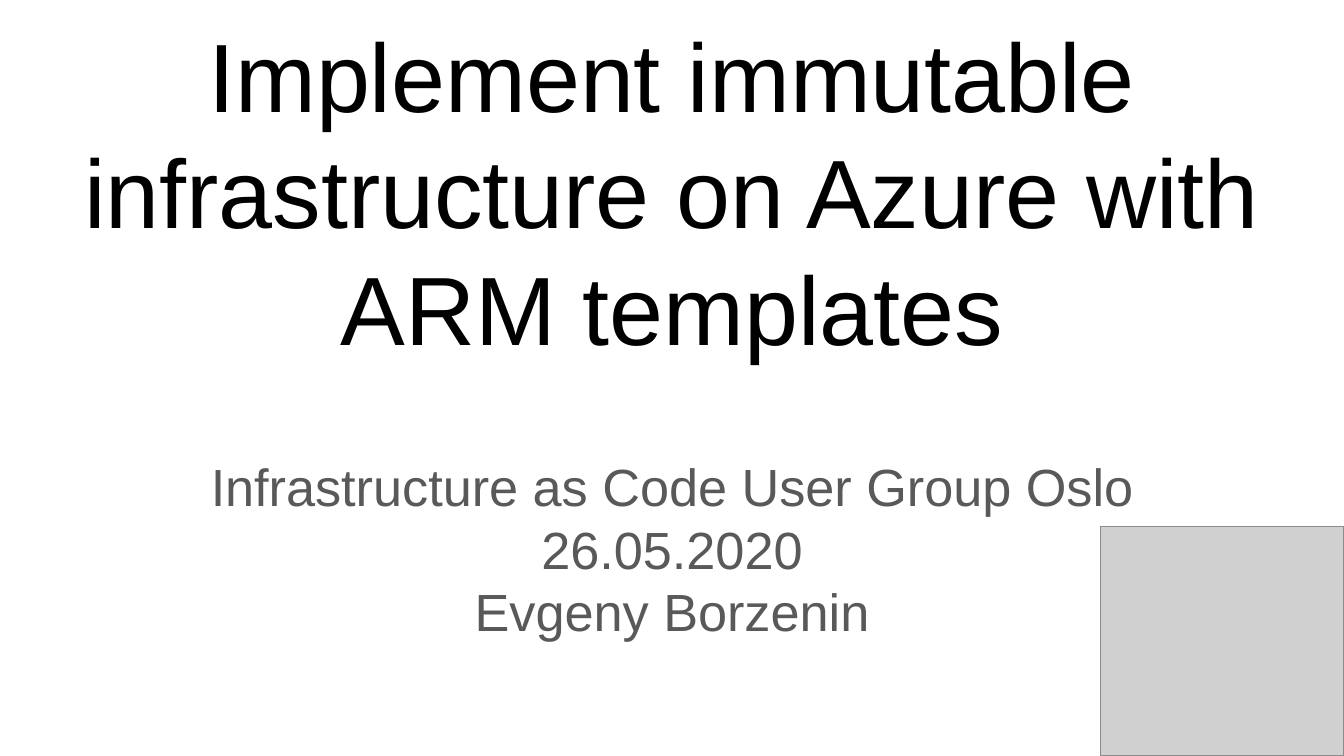
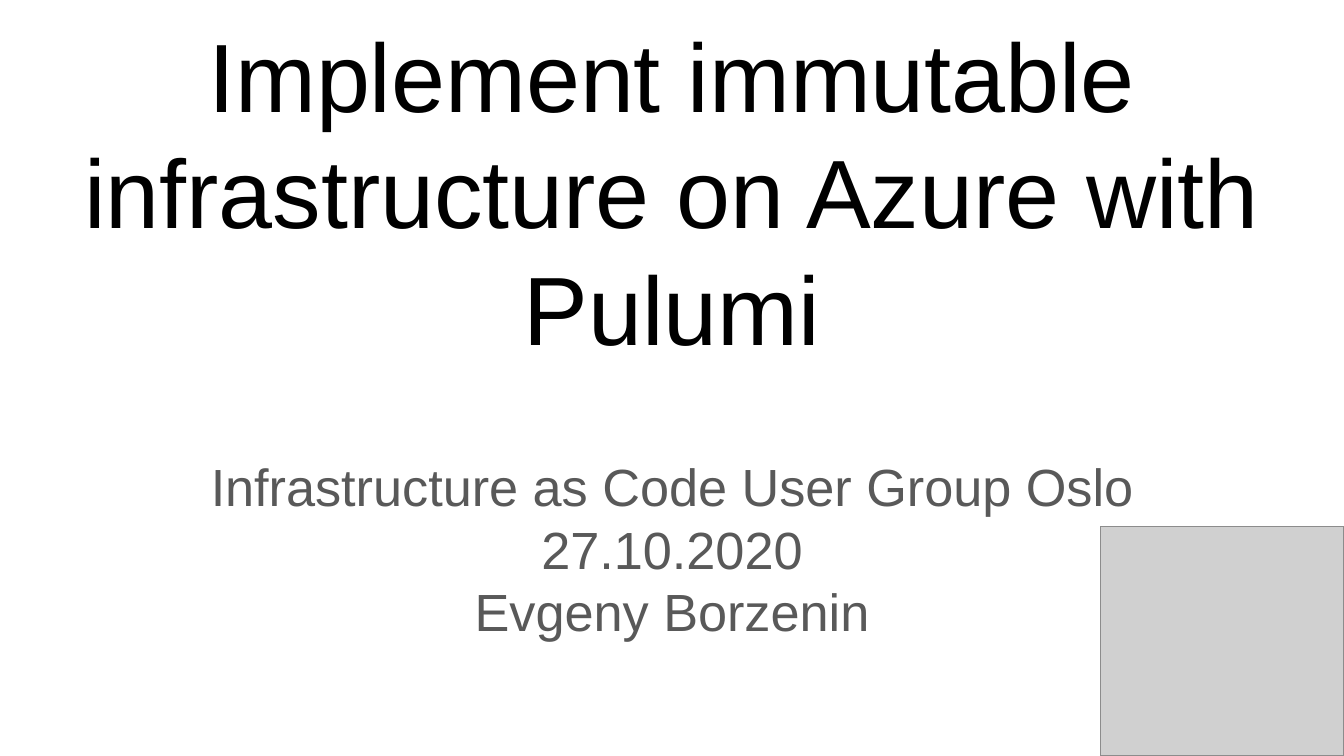
Before and after one commit to evgenyb/iac-meetup, a slide deck: slide 1 of workshops/04-implement-immutable-infrastructure-on-azure-with-pulumi-part-II/00 - Agenda.pptx. Drawn at 1344x756 pixels with LibreOffice and Linux fonts; fonts in the diff are those of the drawing; grey boxes stand for pictures. Boxes give left, top, right and bottom in pixels: in the first picture for what was removed or moved away, otherwise in the second. Text is boxed around its words. In the diff, an @@ line names an element or a change of style, - is before the commit and + after.

```diff
--- a/workshops/04-implement-immutable-infrastructure-on-azure-with-pulumi-part-II/00 - Agenda.pptx
+++ b/workshops/04-implement-immutable-infrastructure-on-azure-with-pulumi-part-II/00 - Agenda.pptx
@@ title at (84, 41, 1258, 346): text changed @@
-Implement immutable infrastructure on Azure with ARM templates
+Implement immutable infrastructure on Azure with Pulumi
@@ subtitle at (541, 532, 802, 570): text changed @@
-26.05.2020
+27.10.2020
```
Also in this commit, not shown: 1 slide removed, 5 other files.
